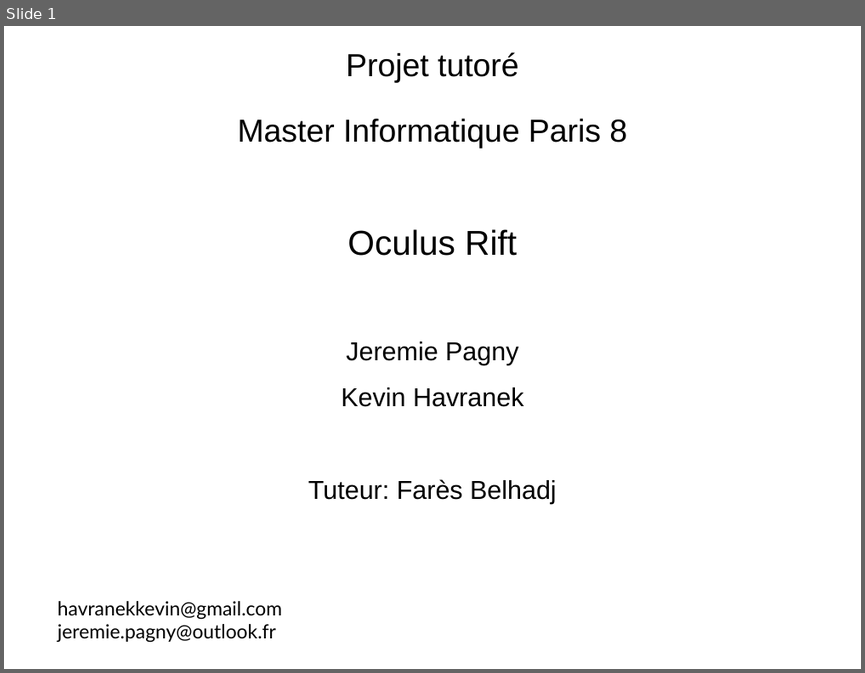
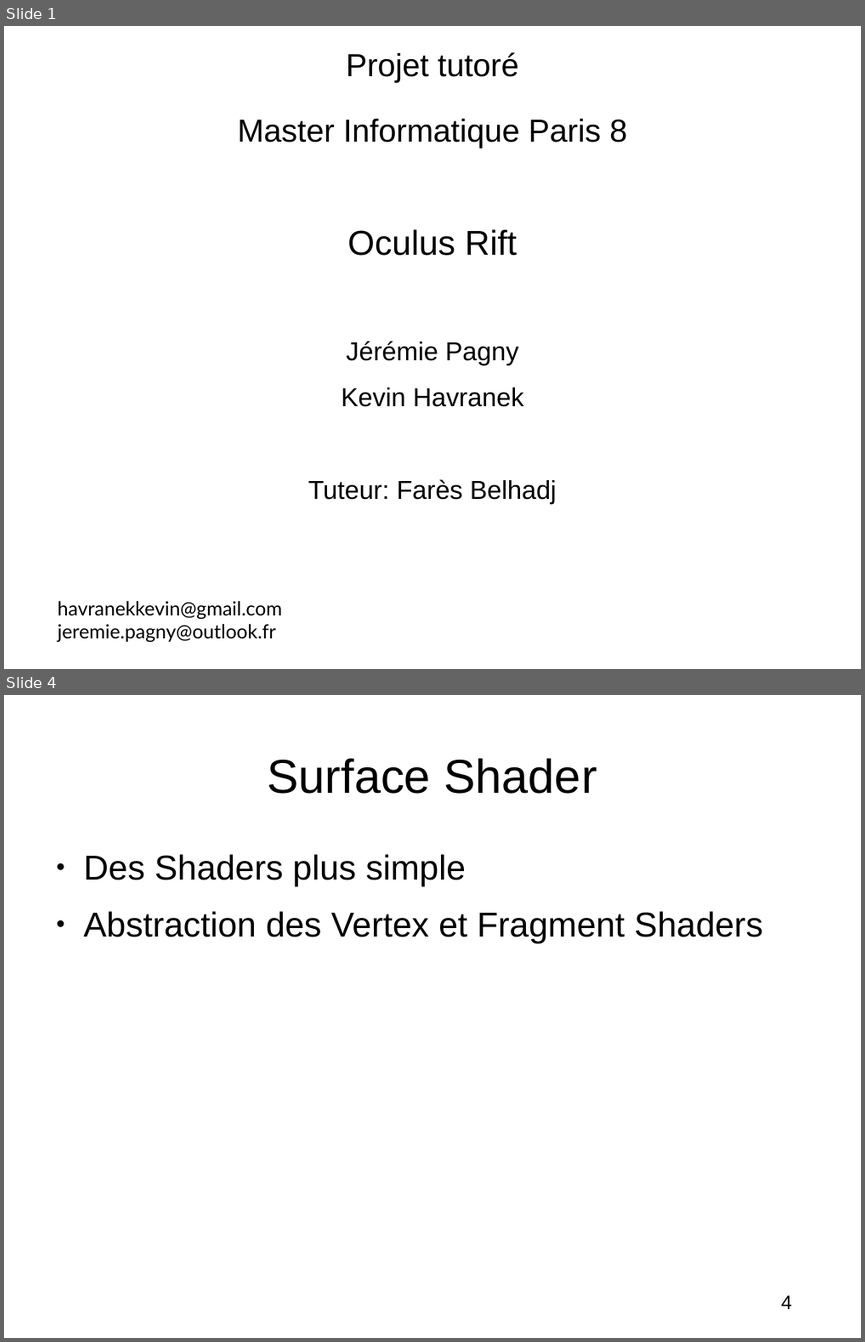
Before and after one commit to Mzartek/OculusRift_Tutoring, a slide deck: Report/second.odp. Shown one above the other, each under a label of ours: slide 1 before the commit, slides 1 and 4 after it; the slides between them are not shown. The pictures are 865x673 and 865x1342 pixels, drawn with LibreOffice and Linux fonts; fonts in the diff are those of the drawing. Boxes give left, top, right and bottom in pixels: in the first picture for what was removed or moved away, otherwise in the second. Text is boxed around its words. In the diff, an @@ line names an element or a change of style, - is before the commit and + after.

```diff
--- a/Report/second.odp
+++ b/Report/second.odp
@@ slide 4 added at <box>4,695,861,1338</box>, background #FFFFFF @@
@@ title added at <box>268,758,597,794</box>, 44 pt, text #000000 @@
+Surface Shader
@@ text added at <box>84,854,762,943</box>, 32 pt, text #000000 @@
+● Des Shaders plus simple
+● Abstraction des Vertex et Fragment Shaders
@@ page number added at <box>781,1295,792,1309</box>, 18 pt, text #000000 @@
+4
@@ slide 1 changed as well @@
@@ subtitle at <box>346,340,518,365</box>: text changed @@
-Jeremie Pagny
+Jérémie Pagny
```
Also in this commit, not shown: 5 other slides added, 8 slides removed.
